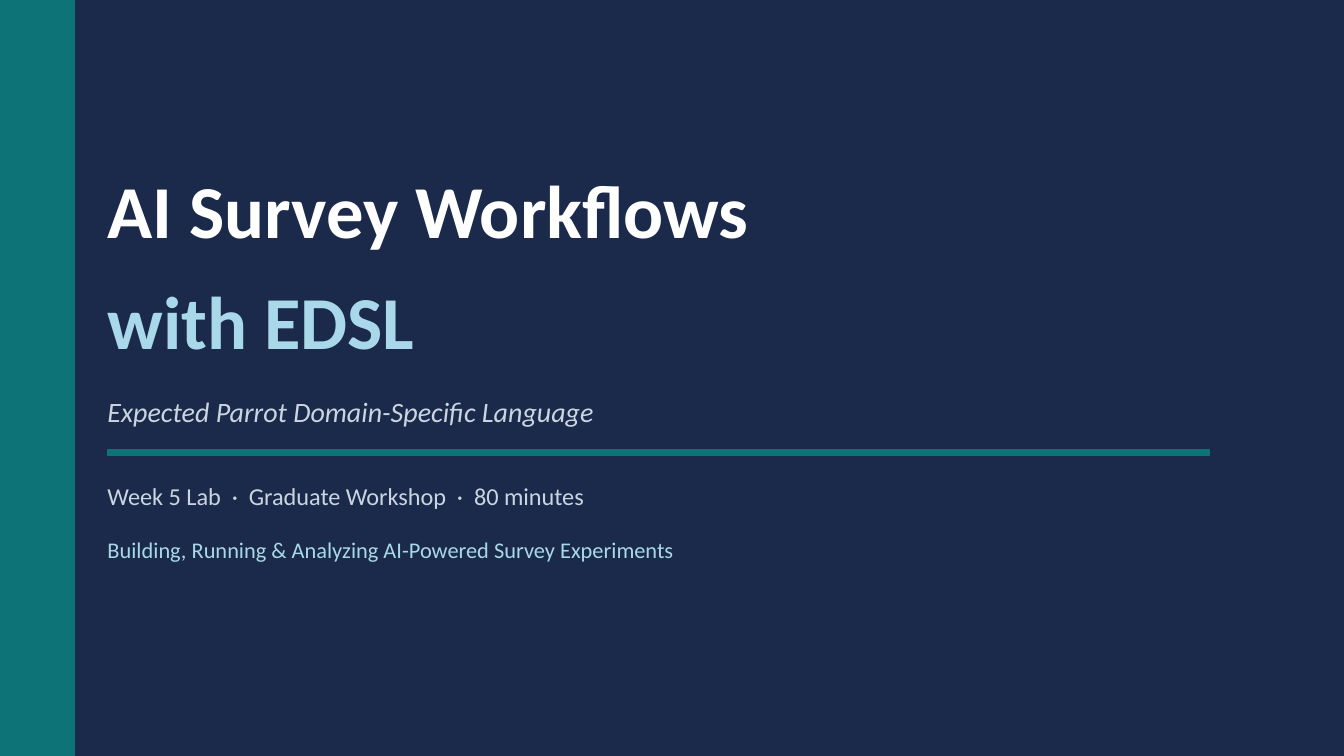
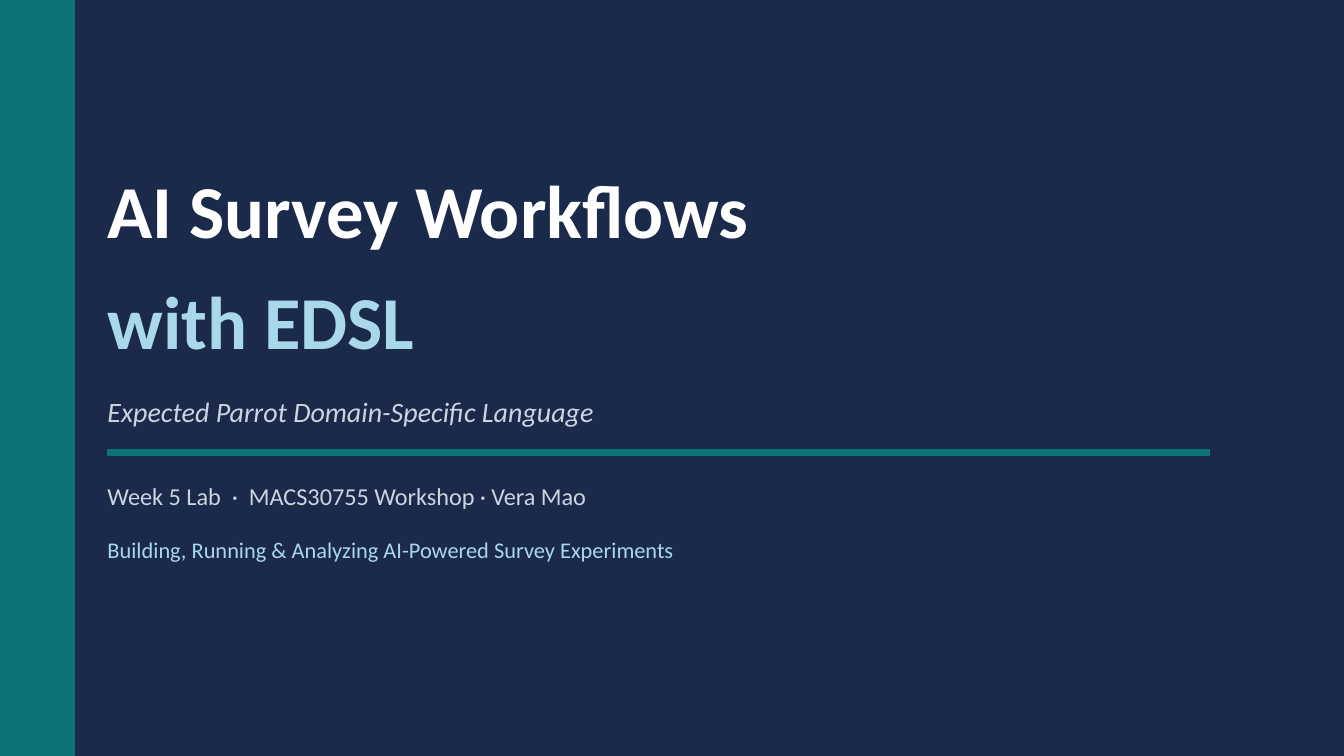
Before and after one commit to VeraMao/MACS30755_Digital-Experiments_EDSL_Workshop, a slide deck: slide 1 of edsl_workshop_slides.pptx. Drawn at 1344x756 pixels with LibreOffice and Linux fonts; fonts in the diff are those of the drawing. Boxes give left, top, right and bottom in pixels: in the first picture for what was removed or moved away, otherwise in the second. Text is boxed around its words. In the diff, an @@ line names an element or a change of style, - is before the commit and + after.

```diff
--- a/edsl_workshop_slides.pptx
+++ b/edsl_workshop_slides.pptx
@@ text at (107,488,586,509): text changed @@
-Week 5 Lab · Graduate Workshop · 80 minutes
+Week 5 Lab · MACS30755 Workshop · Vera Mao
```
Also in this commit, not shown: 9 other slides changed.
